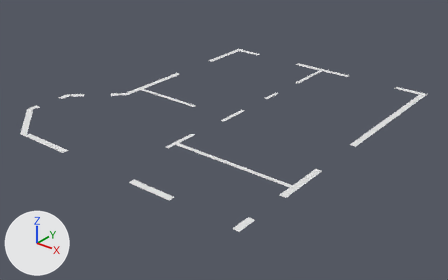
Renders of the Blender file .blend/2-ой дом/House.blend from each side of a commit.
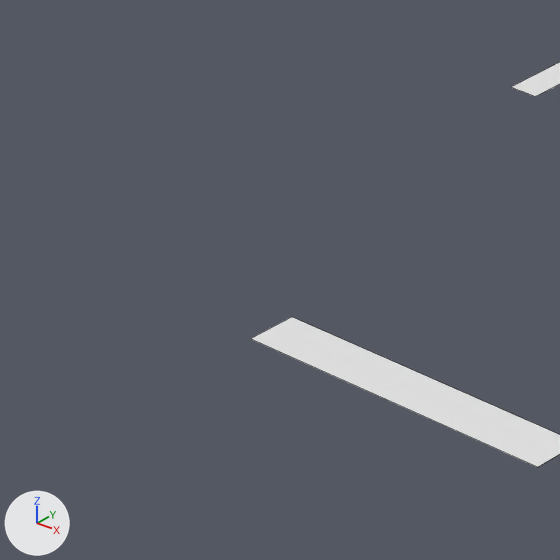
The first picture shows the older version from a 50 mm lens placed at (4.47, -14.0, 5.78), pointed at (-4.24, -3.11, -0.97). The close-ups show the older and then the newer version on the part from 21% to 38% of the width and 48% to 76% of the height of that picture. Only the edits that show in the close-ups are written down. The axes (+X, +Y, +Z) are drawn at lower left. The lights are the same throughout. The close-ups show mesh edges as thin lines. Materials are left out; every surface is plain grey.

Before the edit, the objects in view are built like this:
```python
me_plane = bpy.data.meshes.new('Plane')
me_plane.from_pydata(...)  # 97 vertices, 32 faces, 3 loose edges; spans x -38.5..0.4, y -3.9..0.9, z 0.0
ob_plane = bpy.data.objects.new('Plane', me_plane)
ob_plane.location = (-0.714, 0.511, 0.0)
ob_plane.scale = (0.182, 2.0, 1.0)
```
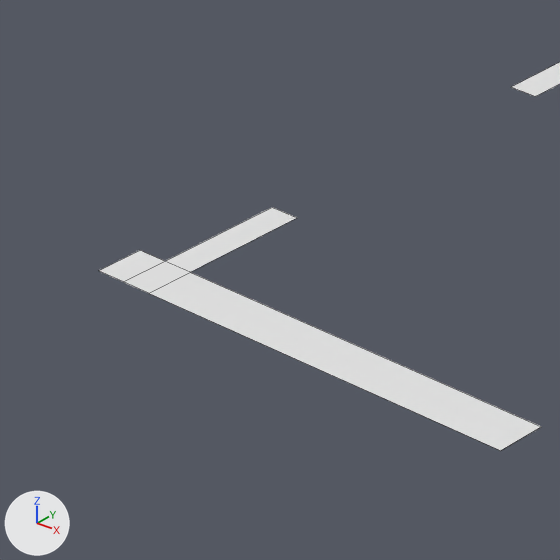
The change, as a list of edits to the scene's bpy script:
```text
Change me_plane:
    used by ob_plane; location = (-0.714, 0.511, 0.0); scale = (0.182, 2.0, 1.0)
    remove me_plane.from_pydata(...)  # 97 vertices, 32 faces, 3 loose edges; spans x -38.5..0.4, y -3.9..0.9, z 0.0
    add me_plane.from_pydata(...)  # 103 vertices, 34 faces, 2 loose edges; spans x -38.5..0.4, y -3.9..0.0, z 0.0
    me_plane part 1: the loose piece of 4 vertices spanning x -13.9..-8.2, y -3.9..-3.8, z 0.0 is rebuilt with 10 vertices and now spans x -17.2..-8.9, y -3.9..-3.6, z 0.0
    other edits to the shape of me_plane do not show in these pictures
```

Changed parts and their boxes (x1, y1, x2, y2) in the close-ups (560 x 560 px):
'Plane', reshaped: before (251, 62, 560, 467); after (99, 62, 560, 451)
part 1 of me_plane, rebuilt: before (251, 317, 560, 467); after (99, 207, 541, 451)
